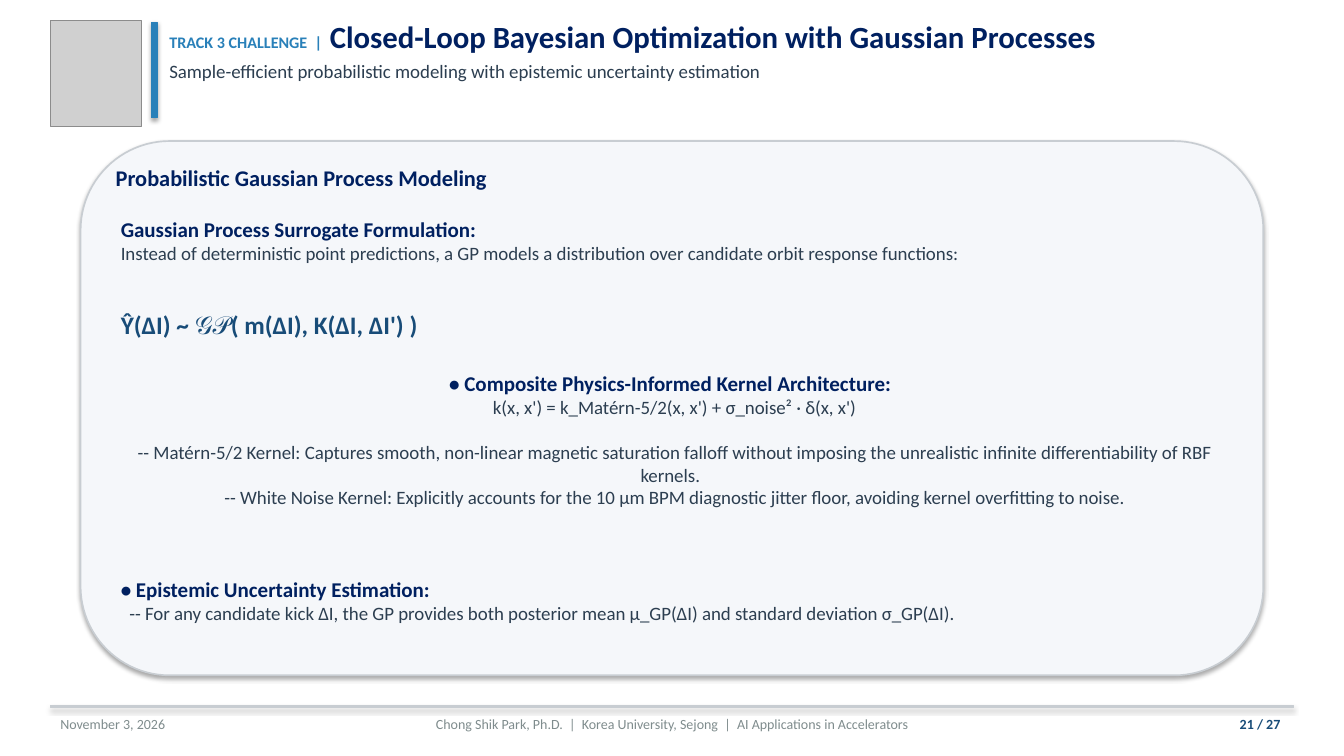
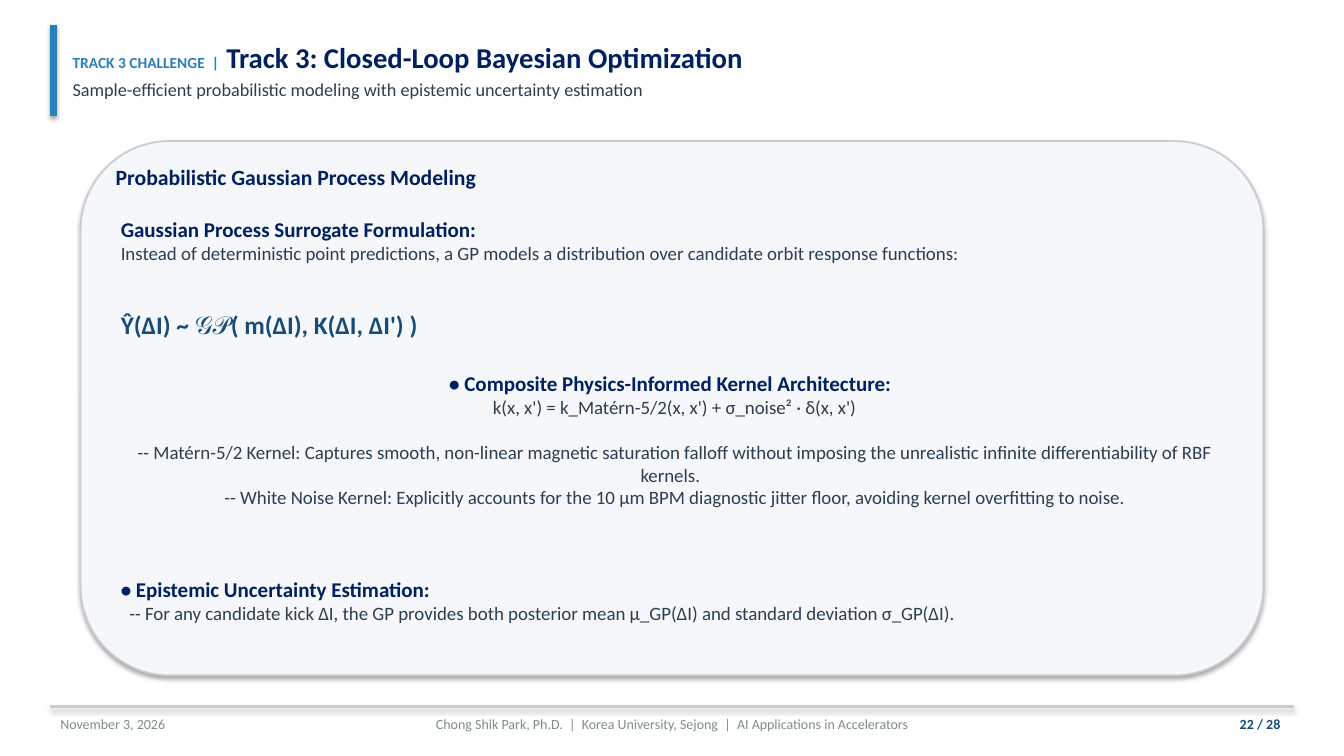
Before and after one commit to cspark7701/ai4acc-mini-hackathon, a slide deck: slide 22 of presentations/Lecture_1_AI_ML_Foundations_and_Control.pptx (slide 21 before the commit). Drawn at 1344x756 pixels with LibreOffice and Linux fonts; fonts in the diff are those of the drawing; grey boxes stand for pictures. Boxes give left, top, right and bottom in pixels: in the first picture for what was removed or moved away, otherwise in the second. Text is boxed around its words. In the diff, an @@ line names an element or a change of style, - is before the commit and + after.

Commit message:
Refine Lecture 1 presentation layout, typography, and content
Implement six presentation design enhancements requested by user. Adjust title slide font size to fit on a single unwrapped line and scale the Korea University logo to 0.95 inches. Vertically center slide titles and subtitles with the blue accent bar, shortening titles to prevent line wrapping across all slides. Add dedicated slides explaining all major activation functions (ReLU, Leaky ReLU, GELU, Sigmoid, Tanh, Linear) and optimization algorithms (SGD, Momentum, AdaGrad, RMSProp, Adam, AdamW, L-BFGS-B). Resize and position MLP, RL, and trajectory schematics with clean margins to eliminate text box overlap. Format the Tested Benchmark Leaderboard as a structured 7-column table with zero text wrapping. Recompile 28-page PDF presentation via pdflatex.

Files:
 M  presentations/Lecture_1_AI_ML_Foundations_and_Control.pdf
 M  presentations/Lecture_1_AI_ML_Foundations_and_Control.pptx
 M  presentations/Lecture_1_AI_ML_Foundations_and_Control.tex
 M  scripts/build_lecture_1_pptx.py

```diff
--- a/presentations/Lecture_1_AI_ML_Foundations_and_Control.pptx
+++ b/presentations/Lecture_1_AI_ML_Foundations_and_Control.pptx
@@ rectangle resized from (x1=151, y1=22, x2=157, y2=118) to (x1=50, y1=25, x2=56, y2=116) @@
@@ picture removed at (x1=50, y1=20, x2=141, y2=126) @@
@@ text "TRACK 3 CHALLENGE | Track ..." moved from (x1=169, y1=26, x2=1095, y2=82) to (x1=73, y1=48, x2=742, y2=99) @@
@@ text "TRACK 3 CHALLENGE | Track ..." at (x1=73, y1=48, x2=742, y2=99): vertical alignment top to middle @@
@@ text at (x1=73, y1=48, x2=742, y2=73): text changed; size 22 to 20.5 pt @@
-TRACK 3 CHALLENGE | Closed-Loop Bayesian Optimization with Gaussian Processes
+TRACK 3 CHALLENGE | Track 3: Closed-Loop Bayesian Optimization
@@ text at (x1=73, y1=83, x2=642, y2=99): size 13.5 to 13 pt in "Sample-efficient probabilistic modeling with epistemic uncer ..." @@
@@ text "Probabilistic Gaussian Process Modeling" at (x1=116, y1=169, x2=476, y2=189): size 16 to 15.5 pt @@
@@ text at (x1=1240, y1=719, x2=1280, y2=729): text changed @@
-21 / 27
+22 / 28
```
Also in this commit, not shown: 25 other slides changed, 2 slides added, 1 slide removed, 3 other files.
